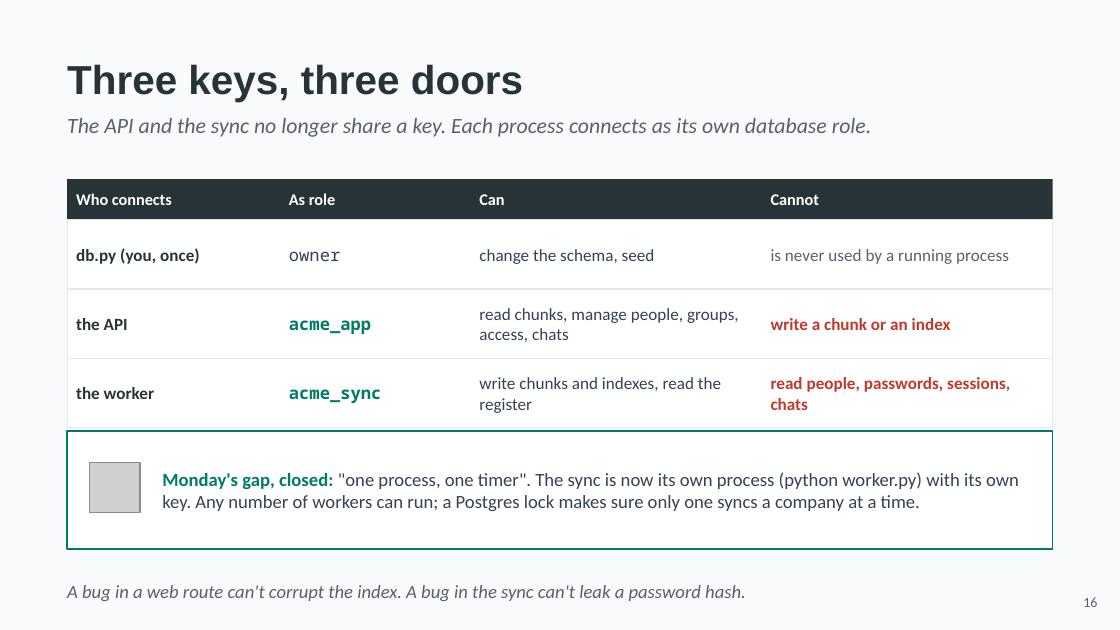
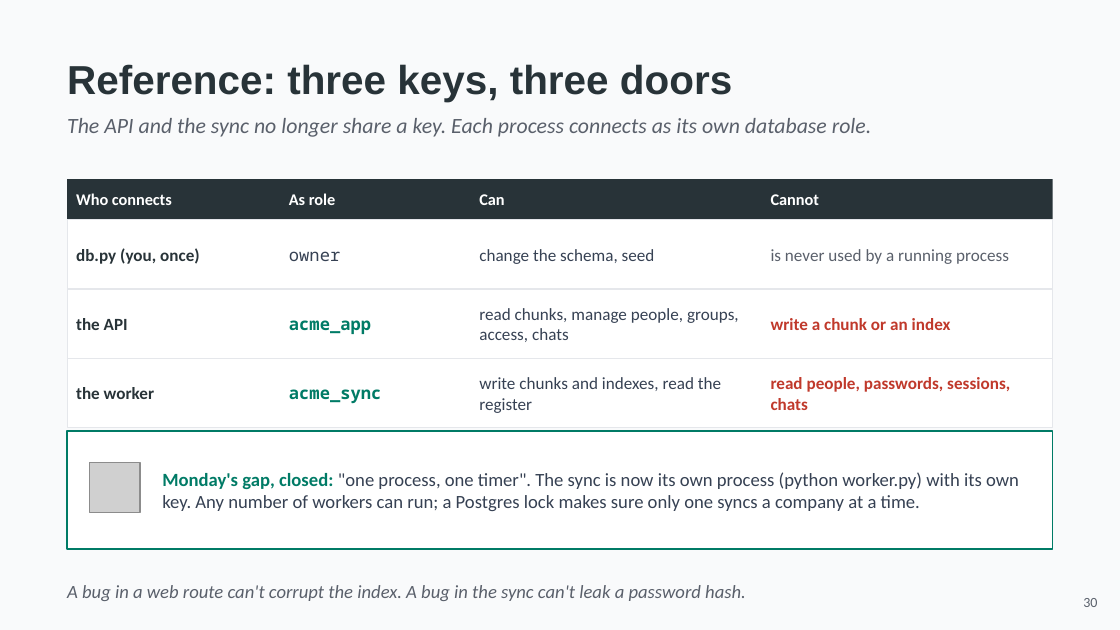
Before and after one commit to hasankanaan26/acme-desk, a slide deck: slide 30 of slides/part2-platform.pptx (slide 16 before the commit). Drawn at 1120x630 pixels with LibreOffice and Linux fonts; fonts in the diff are those of the drawing; grey boxes stand for pictures. Boxes give left, top, right and bottom in pixels: in the first picture for what was removed or moved away, otherwise in the second. Text is boxed around its words. In the diff, an @@ line names an element or a change of style, - is before the commit and + after.

```diff
--- a/slides/part2-platform.pptx
+++ b/slides/part2-platform.pptx
@@ text at bbox=[67, 64, 732, 102]: text changed @@
-Three keys, three doors
+Reference: three keys, three doors
@@ text at bbox=[1083, 598, 1097, 607]: text changed @@
-16
+30
```
Also in this commit, not shown: 18 other slides changed, 21 slides added, 20 slides removed, 9 other files.
